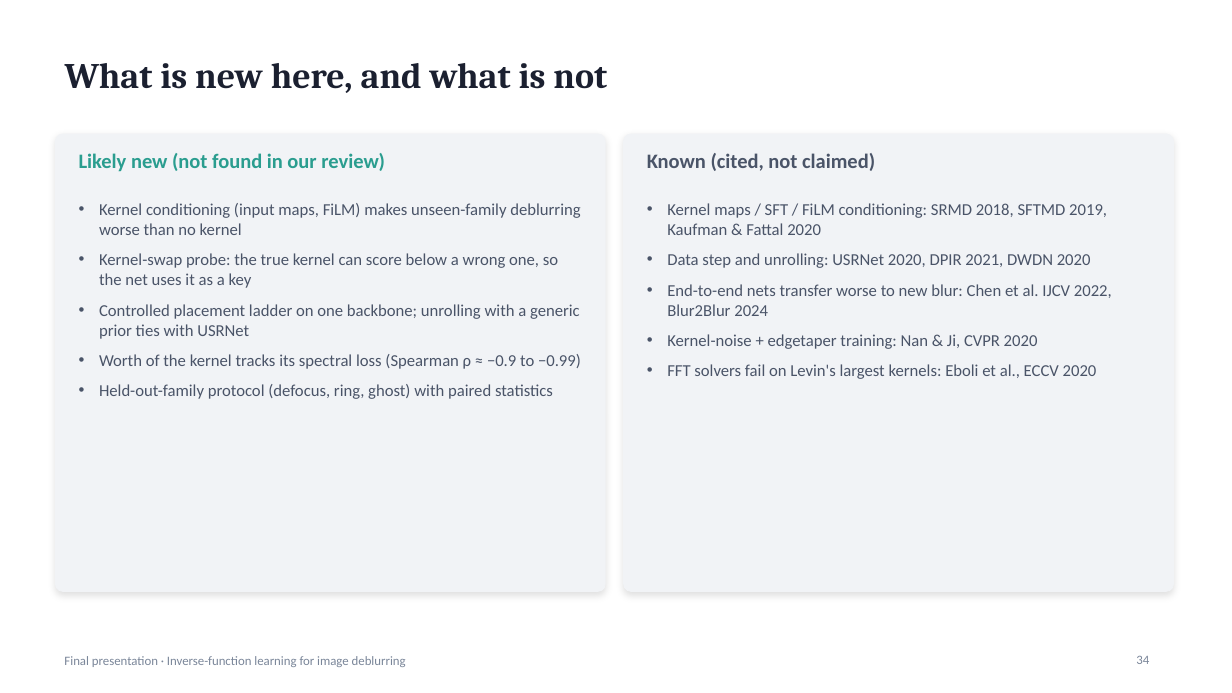
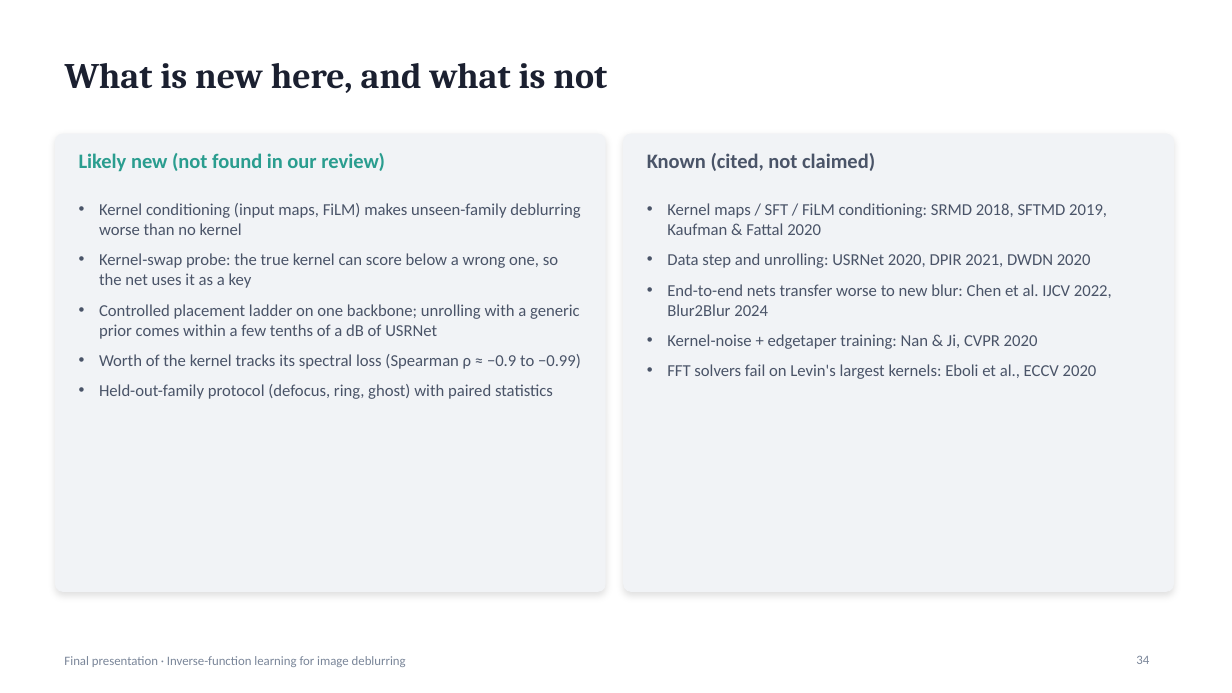
Before and after one commit to suryamanoj4/Inverse-Deblur, a slide deck: slide 34 of report/final_presentation.pptx. Drawn at 1232x693 pixels with LibreOffice and Linux fonts; fonts in the diff are those of the drawing. Boxes give left, top, right and bottom in pixels: in the first picture for what was removed or moved away, otherwise in the second. Text is boxed around its words. In the diff, an @@ line names an element or a change of style, - is before the commit and + after.

```diff
--- a/report/final_presentation.pptx
+++ b/report/final_presentation.pptx
@@ text at (99,304,580,339): text changed @@
-• Controlled placement ladder on one backbone; unrolling with a generic prior ties with USRNet
+• Controlled placement ladder on one backbone; unrolling with a generic prior comes within a few tenths of a dB of USRNet
```
Also in this commit, not shown: 6 other slides changed, 4 other files.
